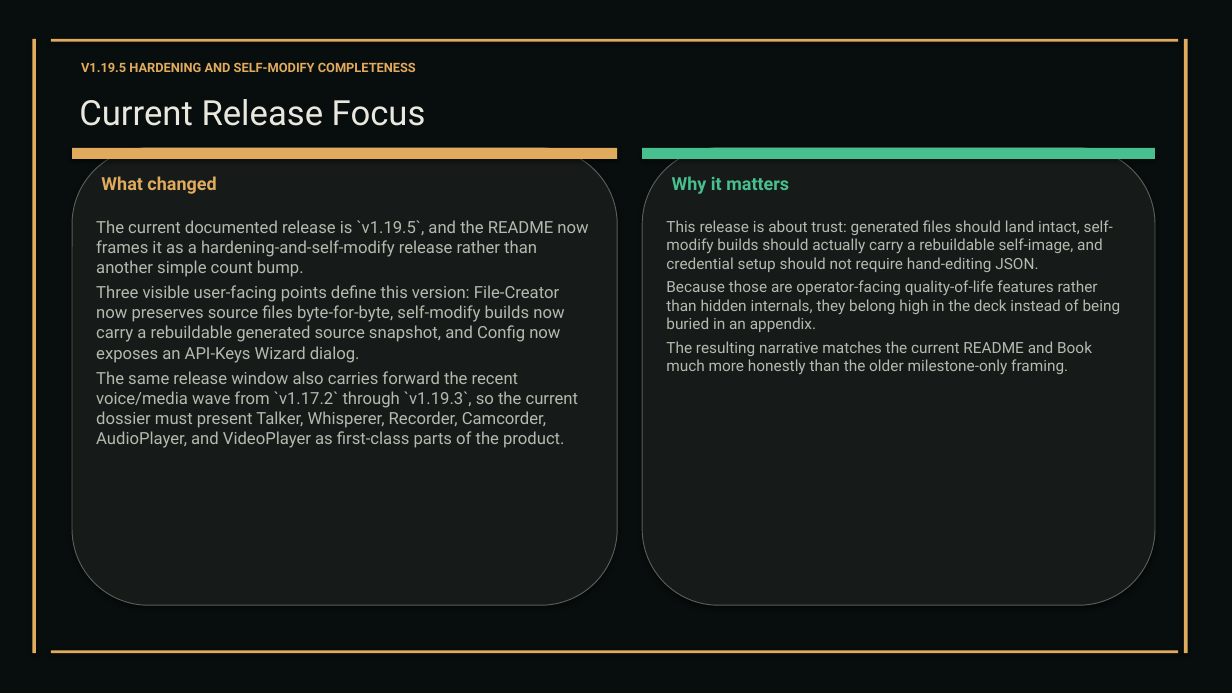
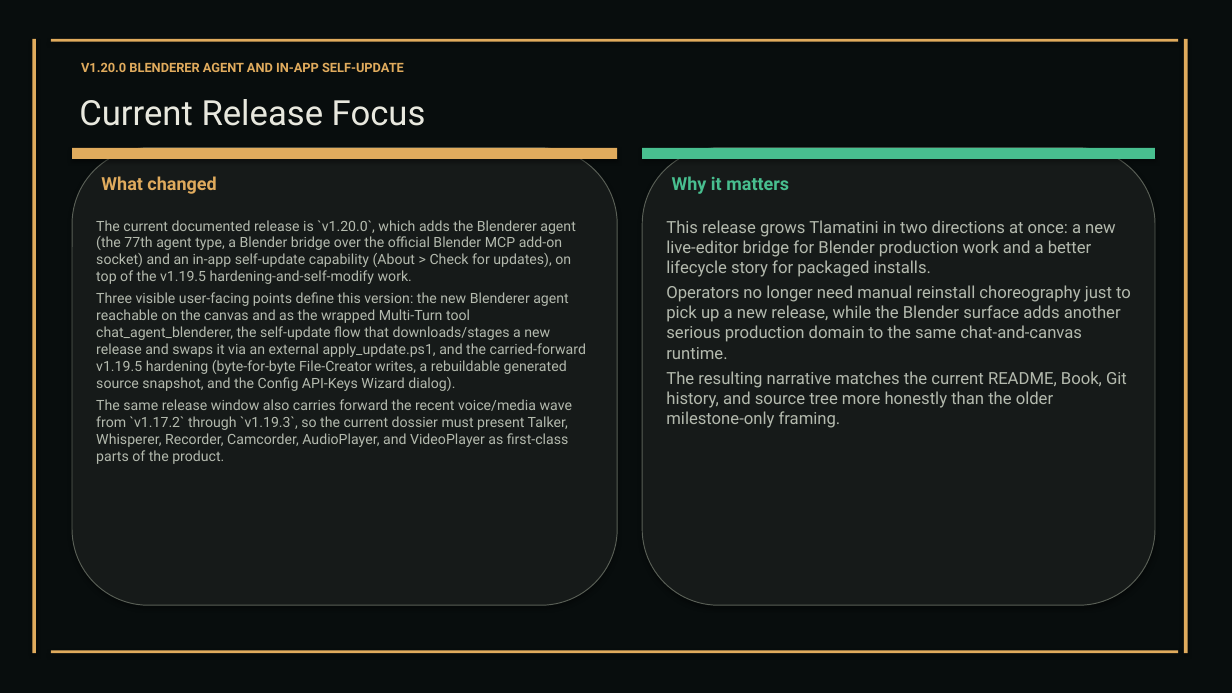
Before and after one commit to XAIHT/Tlamatini, a slide deck: slide 17 of Tlamatini_eXtended_Artificial_Intelligence_Humanly_Tempered.pptx (slide 16 before the commit). Drawn at 1232x693 pixels with LibreOffice and Linux fonts; fonts in the diff are those of the drawing. Boxes give left, top, right and bottom in pixels: in the first picture for what was removed or moved away, otherwise in the second. Text is boxed around its words. In the diff, an @@ line names an element or a change of style, - is before the commit and + after.

```diff
--- a/Tlamatini_eXtended_Artificial_Intelligence_Humanly_Tempered.pptx
+++ b/Tlamatini_eXtended_Artificial_Intelligence_Humanly_Tempered.pptx
@@ text at [81,62,404,72]: text changed @@
-V1.19.5 HARDENING AND SELF-MODIFY COMPLETENESS
+V1.20.0 BLENDERER AGENT AND IN-APP SELF-UPDATE
@@ text at [96,220,586,391]: text changed; size 13 to 11 pt @@
-The current documented release is `v1.19.5`, and the README now frames it as a hardening-and-self-modify release rather than another simple count bump.
-Three visible user-facing points define this version: File-Creator now preserves source files byte-for-byte, self-modify builds now carry a rebuildable generated source snapshot, and Config now exposes an API-Keys Wizard dialog.
+The current documented release is `v1.20.0`, which adds the Blenderer agent (the 77th agent type, a Blender bridge over the official Blender MCP add-on socket) and an in-app self-update capability (About > Check for updates), on top of the v1.19.5 hardening-and-self-modify work.
+Three visible user-facing points define this version: the new Blenderer agent reachable on the canvas and as the wrapped Multi-Turn tool chat_agent_blenderer, the self-update flow that downloads/stages a new release and swaps it via an external apply_update.ps1, and the carried-forward v1.19.5 hardening (byte-for-byte File-Creator writes, a rebuildable generated source snapshot, and the Config API-Keys Wizard dialog).
@@ text at [666,220,1131,428]: text changed; size 12 to 13 pt @@
-This release is about trust: generated files should land intact, self-modify builds should actually carry a rebuildable self-image, and credential setup should not require hand-editing JSON.
-Because those are operator-facing quality-of-life features rather than hidden internals, they belong high in the deck instead of being buried in an appendix.
-The resulting narrative matches the current README and Book much more honestly than the older milestone-only framing.
+This release grows Tlamatini in two directions at once: a new live-editor bridge for Blender production work and a better lifecycle story for packaged installs.
+Operators no longer need manual reinstall choreography just to pick up a new release, while the Blender surface adds another serious production domain to the same chat-and-canvas runtime.
+The resulting narrative matches the current README, Book, Git history, and source tree more honestly than the older milestone-only framing.
@@ text at [96,399,572,464]: size 13 to 11 pt in "The same release window also carries forward ..." @@
```
Also in this commit, not shown: 53 other slides changed, 6 slides added, 1 slide removed, 2 other files.
